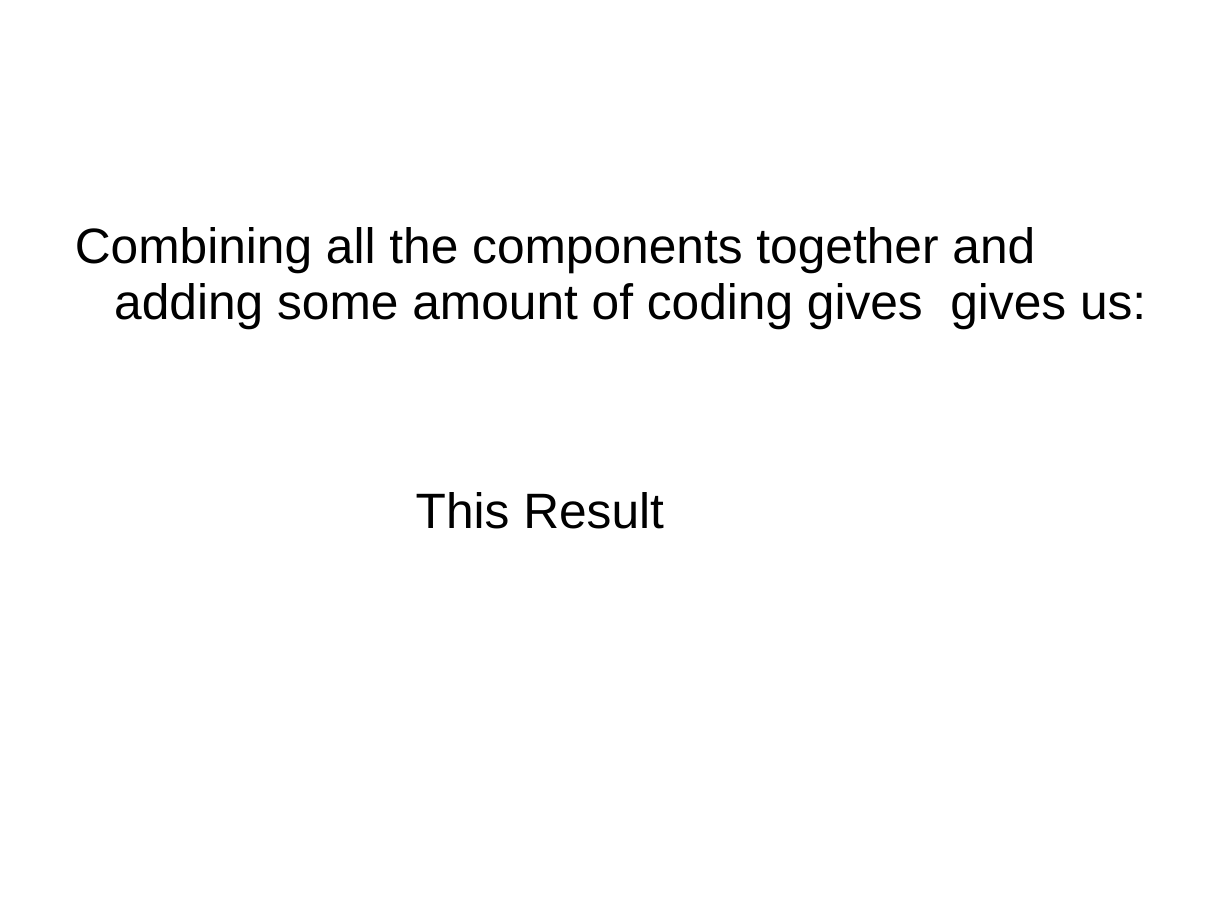
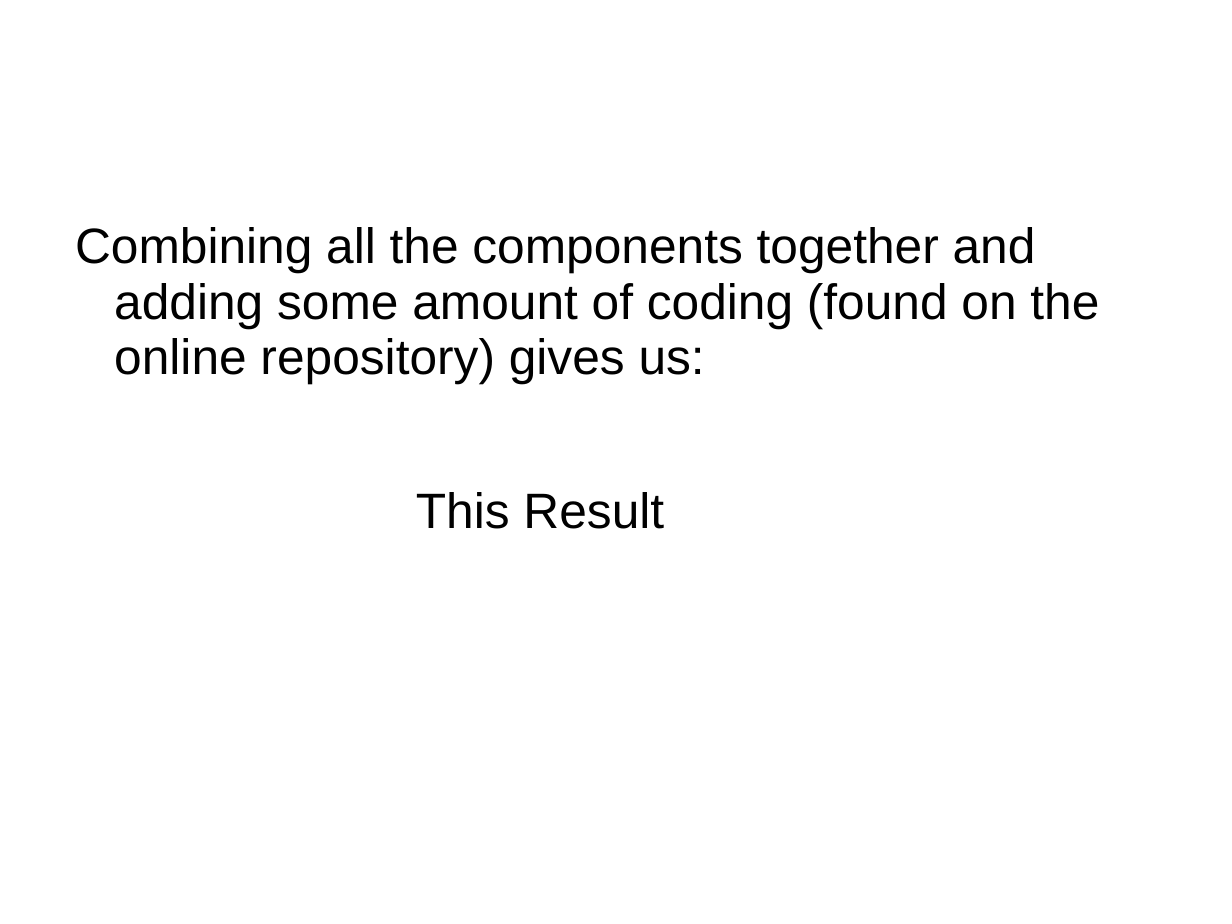
Before and after one commit to cmpt01/SmartIncubator, a slide deck: slide 10 of Smart Incubator.ppt. Drawn at 1232x924 pixels with LibreOffice and Linux fonts; fonts in the diff are those of the drawing. Boxes give left, top, right and bottom in pixels: in the first picture for what was removed or moved away, otherwise in the second. Text is boxed around its words. In the diff, an @@ line names an element or a change of style, - is before the commit and + after.

```diff
--- a/Smart Incubator.ppt
+++ b/Smart Incubator.ppt
@@ text at box(75, 227, 1099, 384): text changed @@
-Combining all the components together and adding some amount of coding gives gives us:
+Combining all the components together and adding some amount of coding (found on the online repository) gives us:
```
